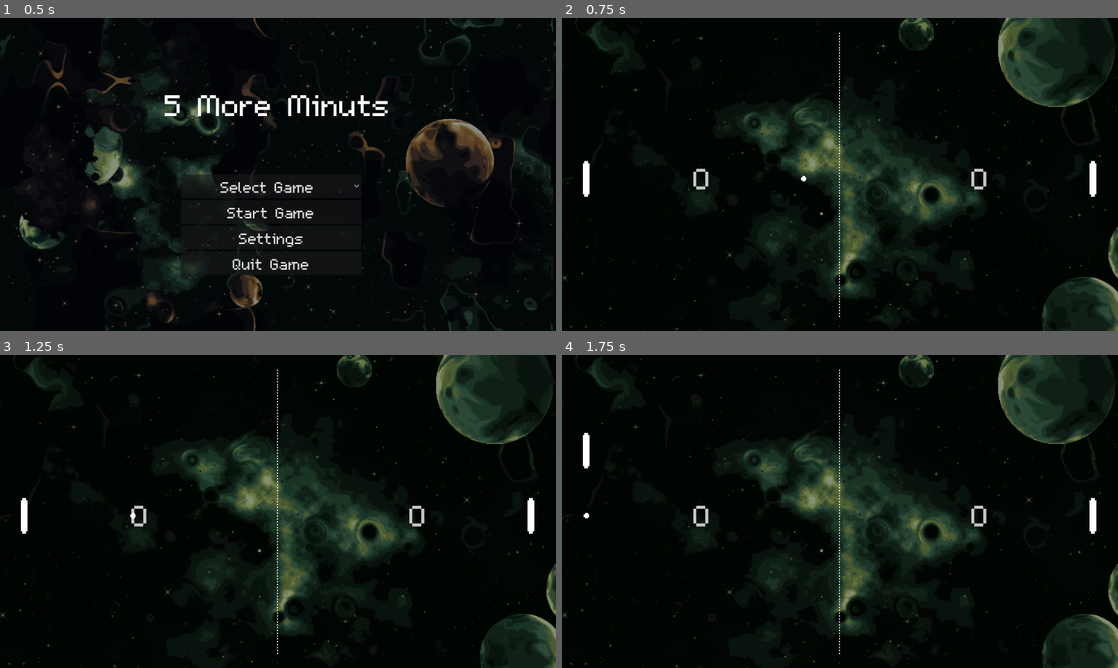
Above: before the commit, frames 1-4 (two rows, left to right).
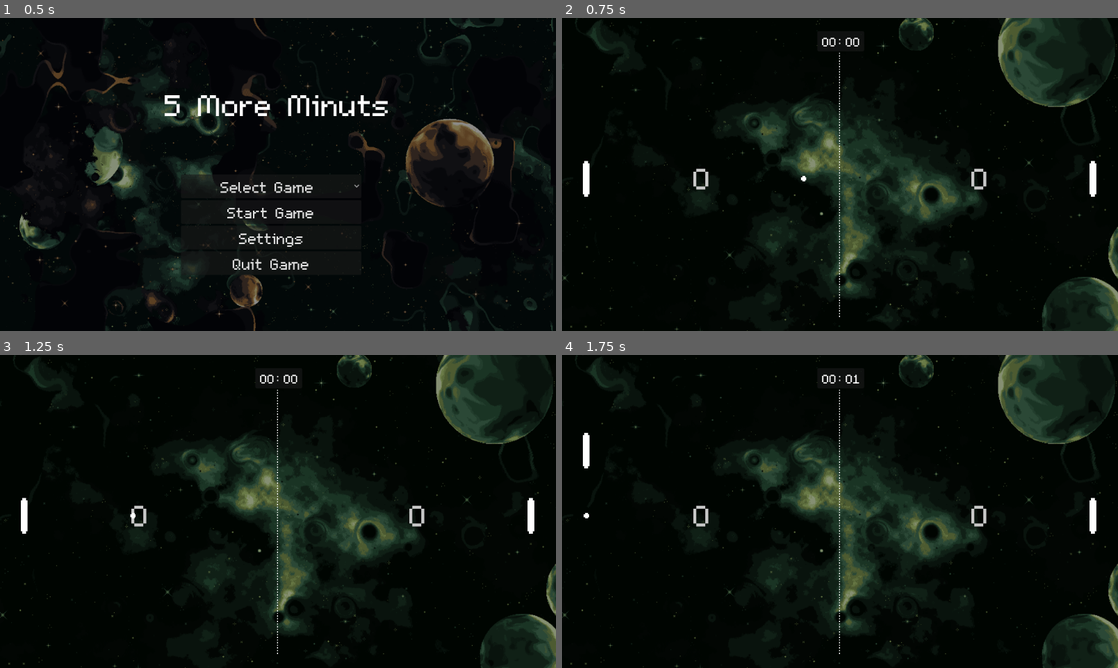
Above: after the commit, the same moments.

Repository: ydkulks/5-More-Minutes
Game: Godot game, scene res://Scenes/5_more_minutes.tscn
The game is run twice, just before and just after one commit, with the same random seed, the same clock (stepped at 60 frames per second) and the same inputs.
Inputs (mouse positions are in pixels of both pictures, inside the frame that each line leads up to):
- Up to frame 1 (0.5 s): no input
- Up to frame 2 (0.75 s): click "Start Game" at 0.5 s
- Up to frame 3 (1.25 s): no input
- Up to frame 4 (1.75 s): tap Enter at 1.25 s; move the mouse to (962, 495) at 1.27 s; hold W (WASD-up) from 1.28 s (still down)

Frame 1 is identical in both runs. In frame 2, 0.2% of the frame differs, in the area x 46-54%, y 4-95%; in frame 3, 0.2%; in frame 4, 0.2%.

Commit message:
Countdown timer
Added a timer that shows time since the game started

Diff:
--- a/Scenes/Game/Levels/Pong.tscn
+++ b/Scenes/Game/Levels/Pong.tscn
@@ -15,6 +15,7 @@
 [ext_resource type="AudioStream" uid="uid://oe6qvfuycth7" path="res://Assets/Audio/VGMA Challenge - 16.ogg" id="12_1wjh2"]
 [ext_resource type="PackedScene" uid="uid://c5qra4gg2s7ru" path="res://Scenes/Menu/game_over.tscn" id="13_j8tc7"]
 [ext_resource type="PackedScene" uid="uid://c6nwil2bg6nb0" path="res://Scenes/Menu/pause_menu.tscn" id="15_t4eyh"]
+[ext_resource type="PackedScene" uid="uid://b4xrmayq52a0d" path="res://Scenes/Menu/countdown.tscn" id="16_00dw4"]
 
 [sub_resource type="GradientTexture1D" id="GradientTexture1D_s8fq0"]
 
@@ -66,8 +67,8 @@
 
 [node name="Separator" type="Sprite2D" parent="."]
 texture_filter = 1
-position = Vector2(575, 323)
-scale = Vector2(1, 1.48)
+position = Vector2(575, 344)
+scale = Vector2(1, 1.375)
 texture = ExtResource("2_1jpwc")
 
 [node name="Background" type="Node" parent="."]
@@ -131,6 +132,12 @@
 
 [node name="PauseMenu" parent="." instance=ExtResource("15_t4eyh")]
 
+[node name="Countdown" parent="." instance=ExtResource("16_00dw4")]
+offset_left = 529.0
+offset_top = 27.0
+offset_right = 626.0
+offset_bottom = 69.0
+
 [node name="5m" type="Timer" parent="."]
 process_callback = 0
 wait_time = 300.0
--- /dev/null
+++ b/Scenes/Menu/countdown.gd
@@ -0,0 +1,15 @@
+extends Panel
+
+var time: float = 0.0
+var minutes: int = 0
+var seconds: int = 0
+
+func _process(delta):
+	time += delta
+	seconds = fmod(time,60)
+	minutes = fmod(time, 3600) / 60
+	$Minutes.text = "%02d" % minutes
+	$Seconds.text = "%02d" % seconds
+
+func stop():
+	set_process(false)
--- /dev/null
+++ b/Scenes/Menu/countdown.tscn
@@ -0,0 +1,40 @@
+[gd_scene load_steps=3 format=3 uid="uid://b4xrmayq52a0d"]
+
+[ext_resource type="FontFile" uid="uid://7kk4yqg6nmxs" path="res://Assets/m5x7.ttf" id="1_cwbvy"]
+[ext_resource type="Script" path="res://Scenes/Menu/countdown.gd" id="1_l7hpb"]
+
+[node name="Countdown" type="Panel"]
+offset_right = 97.0
+offset_bottom = 42.0
+script = ExtResource("1_l7hpb")
+
+[node name="Minutes" type="Label" parent="."]
+layout_mode = 0
+offset_right = 40.0
+offset_bottom = 42.0
+theme_override_fonts/font = ExtResource("1_cwbvy")
+theme_override_font_sizes/font_size = 40
+text = "00"
+horizontal_alignment = 2
+vertical_alignment = 1
+
+[node name="Label" type="Label" parent="."]
+layout_mode = 0
+offset_left = 40.0
+offset_right = 55.0
+offset_bottom = 32.0
+theme_override_fonts/font = ExtResource("1_cwbvy")
+theme_override_font_sizes/font_size = 40
+text = ":"
+horizontal_alignment = 1
+vertical_alignment = 1
+
+[node name="Seconds" type="Label" parent="."]
+offset_left = 55.0
+offset_right = 89.0
+offset_bottom = 42.0
+theme_override_fonts/font = ExtResource("1_cwbvy")
+theme_override_font_sizes/font_size = 40
+text = "00"
+horizontal_alignment = 2
+vertical_alignment = 1
Not shown: 1 places in Scenes/Game/Levels/Pong.tscn that only renumber resources
Not shown, changed: TODO.md
